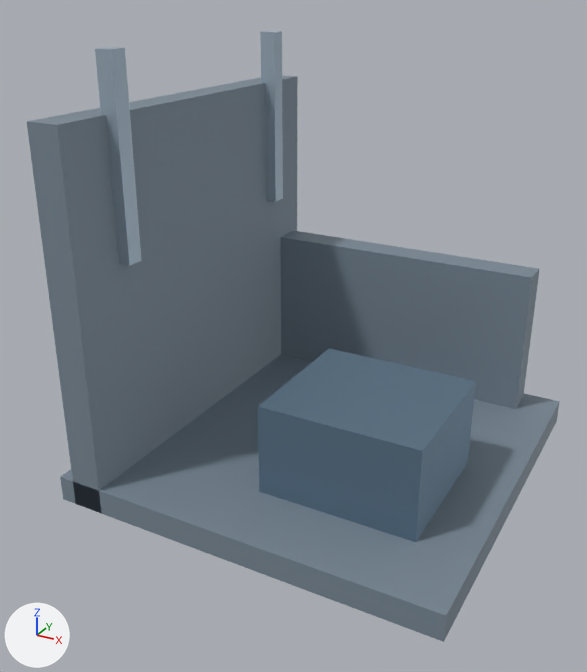
A saved change to the Blender file art/ruin_low.blend.
Before and after are seen from a camera (50 mm lens) standing at (2.5, -5.17, 3.6) and looking at (-0.17, -0.31, 1.17). The lights are fixed; the arrows at lower left show +X, +Y and +Z. The older version comes first.

In view in the first picture: 'Broken wall', 'Broken wall.001', 'Exposed beam', 'Exposed beam.001', 'Fallen equipment', 'Ruined floor'.
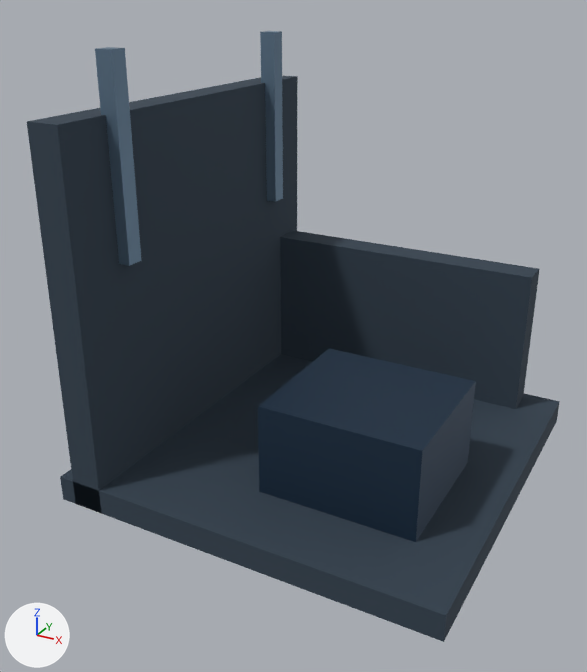
What changed in the scene script:
```text
Change mat_concrete:
    mat_concrete.base_color: (0.204, 0.263, 0.318) -> (0.0343, 0.0561, 0.0823)  # greyish blue #7d8c99 -> dark blue #344351
Change mat_edge:
    mat_edge.base_color: (0.412, 0.51, 0.596) -> (0.141, 0.223, 0.314)  # light grey #acbdcb -> blue #698298
Change mat_armor:
    mat_armor.base_color: (0.149, 0.235, 0.322) -> (0.0194, 0.0452, 0.0844)  # blue #6c859a -> dark blue #263c52
```

Where the change shows, as pixel boxes (x1, y1, x2, y2) in the pictures (587 x 672 px):
'Broken wall', recoloured (greyish blue to dark blue): (27, 76, 298, 512) in both
'Ruined floor', recoloured (greyish blue to dark blue): (60, 354, 560, 642) in both
'Broken wall.001', recoloured (greyish blue to dark blue): (280, 230, 540, 409) in both
'Fallen equipment', recoloured (blue to dark blue): (258, 348, 476, 542) in both
'Exposed beam.001', recoloured (darker): (95, 47, 142, 266) in both
'Exposed beam', recoloured (darker): (260, 31, 283, 202) in both
